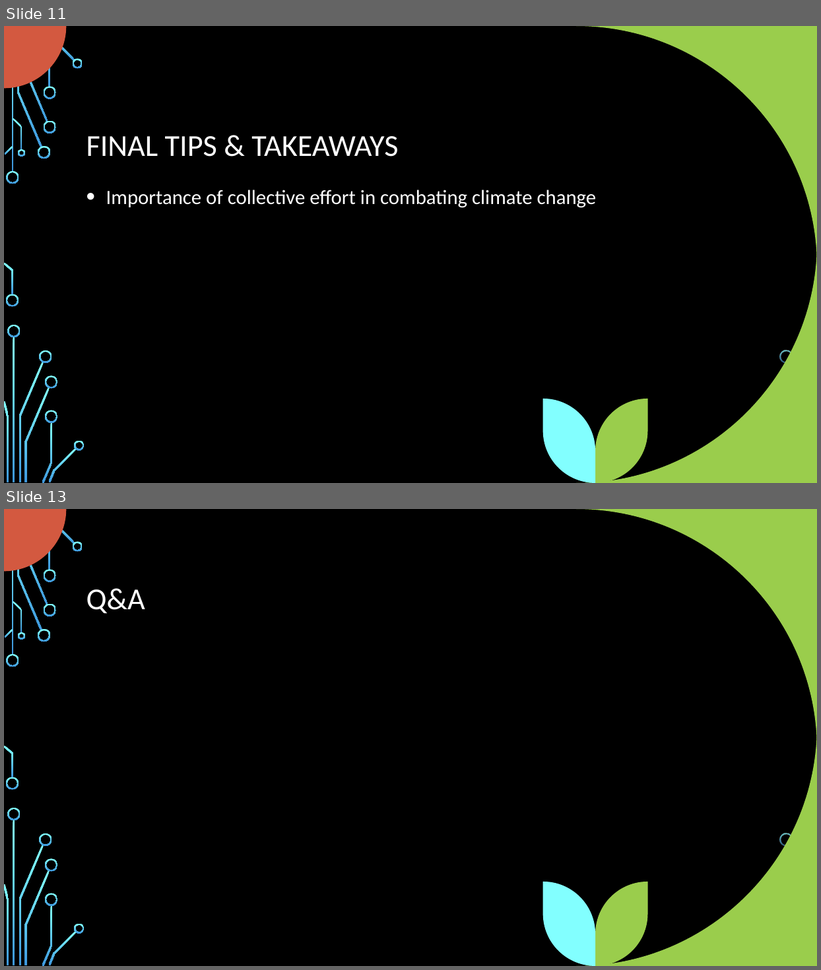
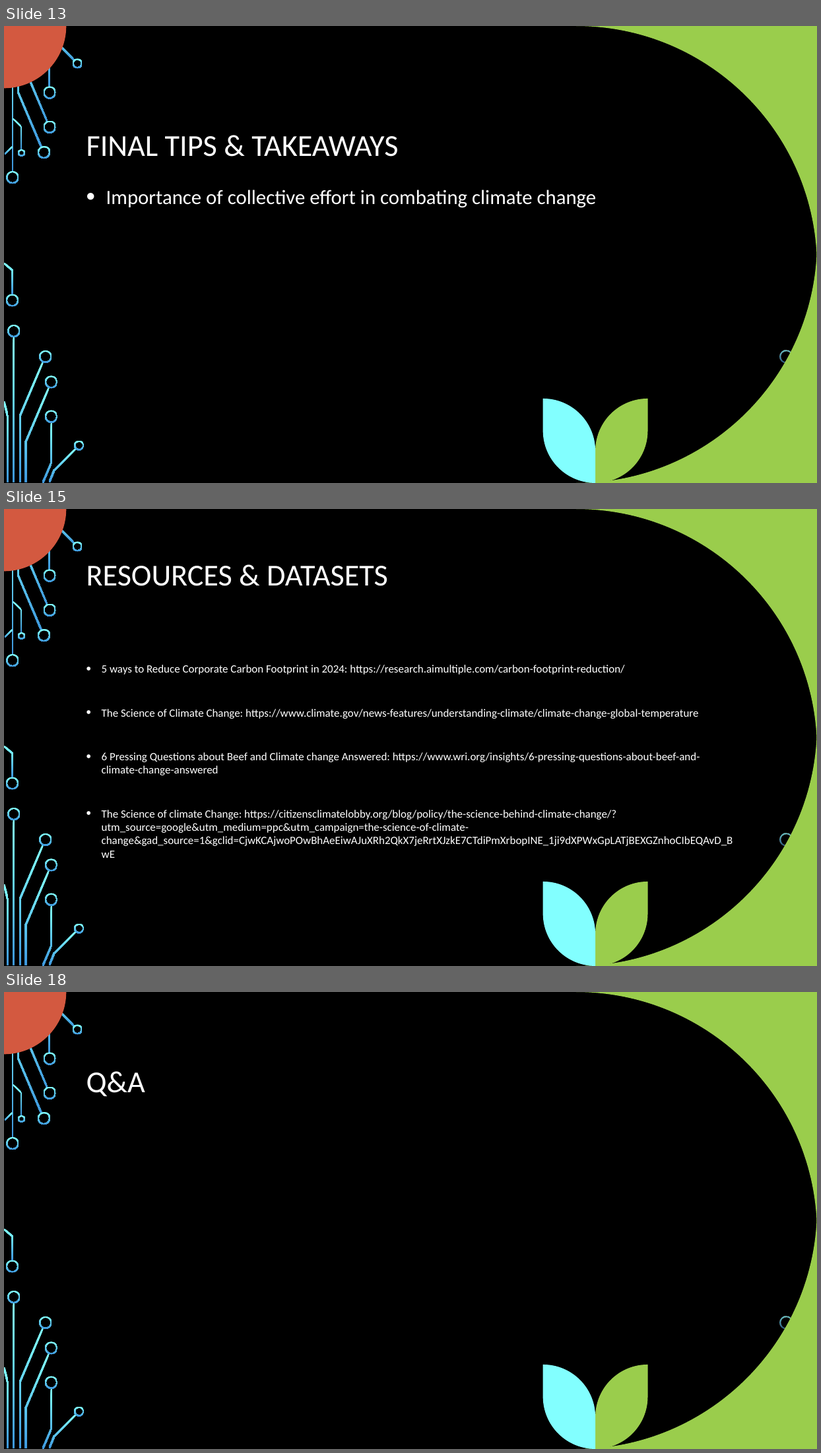
Before and after one commit to LinetOsoro/project_JS_DR_JR_LO, a slide deck: Understanding Global Climate Change.pptx. Shown one above the other, each under a label of ours: slides 11 and 13 before the commit, slides 13, 15 and 18 after it; the slides between them are not shown. The pictures are 821x970 and 821x1453 pixels, drawn with LibreOffice and Linux fonts; fonts in the diff are those of the drawing; background and template pictures are left out. Boxes give left, top, right and bottom in pixels: in the first picture for what was removed or moved away, otherwise in the second. Text is boxed around its words. In the diff, an @@ line names an element or a change of style, - is before the commit and + after.

```diff
--- a/Understanding Global Climate Change.pptx
+++ b/Understanding Global Climate Change.pptx
@@ slide 15 added at [4,509,817,966], background picture (left out); not listed: 41 template elements that a slide beside it also shows @@
@@ title added at [86,566,388,586], 36 pt, text #FFFFFF @@
+RESOURCES & DATASETS
@@ text added at [102,665,733,846], 13.2 pt, text #FFFFFF @@
+• 5 ways to Reduce Corporate Carbon Footprint in 2024: https://research.aimultiple.com/carbon-footprint-reduction/
+• The Science of Climate Change: https://www.climate.gov/news-features/understanding-climate/climate-change-global-temperature
+• 6 Pressing Questions about Beef and Climate change Answered: https://www.wri.org/insights/6-pressing-questions-about-beef-and-climate-change-answered
+• The Science of climate Change: https://citizensclimatelobby.org/blog/policy/the-science-behind-climate-change/?utm_source=google&utm_medium=ppc&utm_campaign=the-science-of-climate-change&gad_source=1&gclid=CjwKCAjwoPOwBhAeEiwAJuXRh2QkX7jeRrtXJzkE7CTdiPmXrbopINE_1ji9dXPWxGpLATjBEXGZnhoCIbEQAvD_BwE
@@ what was slide 11 is now slide 13 @@
@@ what was slide 13 is now slide 18 @@
```
Also in this commit, not shown: 5 other slides added, 1 slide removed.
